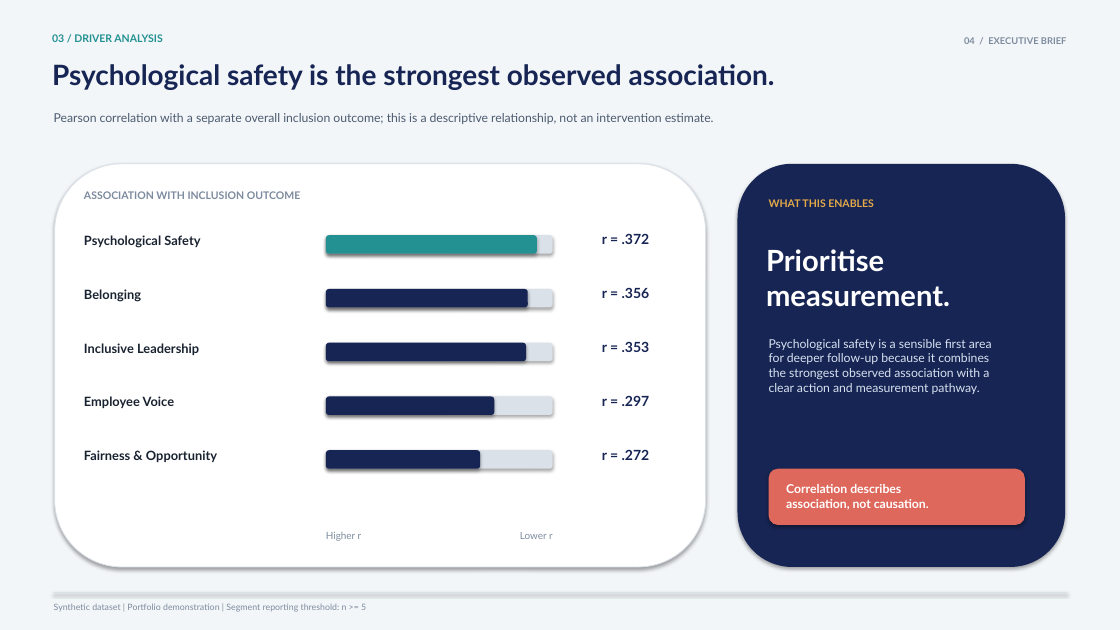
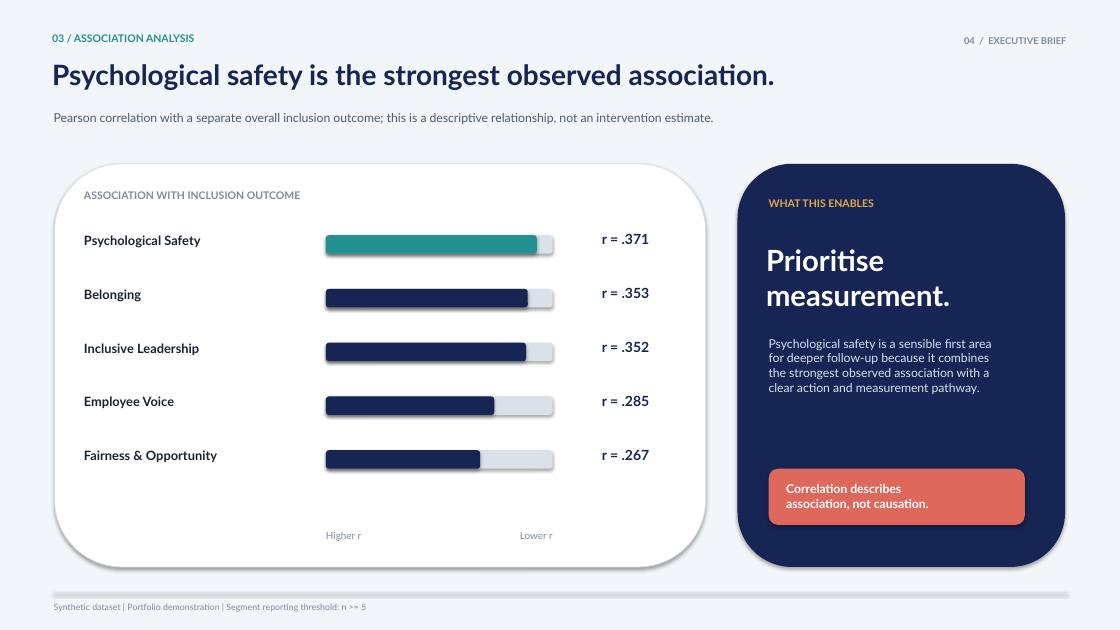
Before and after one commit to vinishamatlani/DE-I-analytics, a slide deck: slide 4 of presentation/global_inclusion_executive_brief.pptx. Drawn at 1120x630 pixels with LibreOffice and Linux fonts; fonts in the diff are those of the drawing. Boxes give left, top, right and bottom in pixels: in the first picture for what was removed or moved away, otherwise in the second. Text is boxed around its words. In the diff, an @@ line names an element or a change of style, - is before the commit and + after.

```diff
--- a/presentation/global_inclusion_executive_brief.pptx
+++ b/presentation/global_inclusion_executive_brief.pptx
@@ text at box(52, 34, 194, 42): text changed @@
-03 / DRIVER ANALYSIS
+03 / ASSOCIATION ANALYSIS
@@ text at box(602, 234, 650, 244): text changed @@
-r = .372
+r = .371
@@ text at box(602, 287, 650, 298): text changed @@
-r = .356
+r = .353
@@ text at box(602, 341, 650, 352): text changed @@
-r = .353
+r = .352
@@ text at box(602, 396, 650, 406): text changed @@
-r = .297
+r = .285
@@ text at box(602, 450, 650, 460): text changed @@
-r = .272
+r = .267
```
Also in this commit, not shown: 4 other slides changed, 16 other files.
